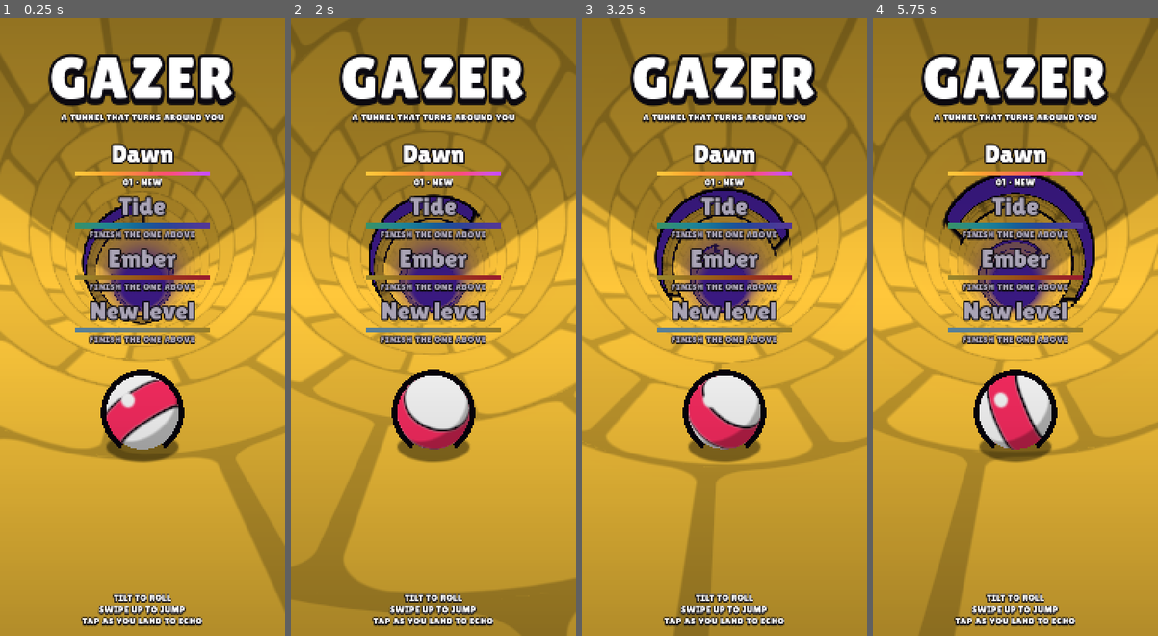
Above: before the commit, frames 1-4 (left to right).
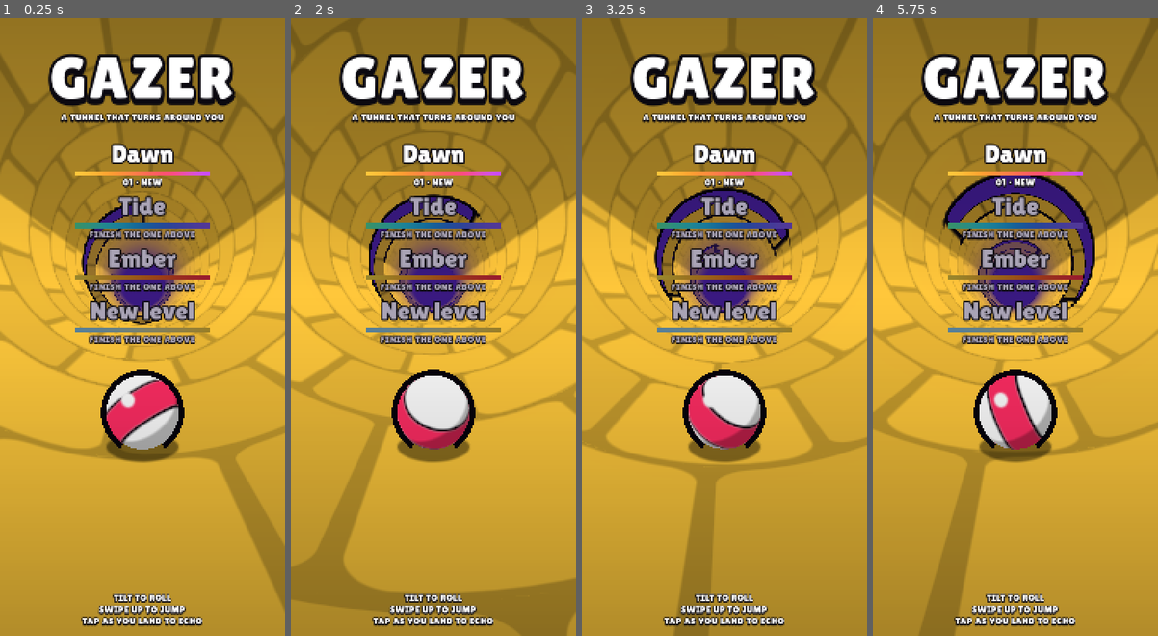
Above: after the commit, the same moments.

Repository: NixoSM/3D-gazer
Game: Godot game, scene res://scenes/main.tscn
Two runs of this game, one before a commit and one after it. Both use one fixed random seed, a clock stepped at 60 frames per second and the inputs below.
Inputs (mouse positions are in pixels of both pictures, inside the frame that each line leads up to):
- Up to frame 1 (0.25 s): no input
- Up to frame 2 (2 s): tap Enter at 0.5 s; move the mouse to (496, 296) at 0.52 s; hold D (tilt_right) 0.53-1.25 s; hold E (echo) 0.53-1.25 s; click (496, 296) at 0.67 s; tap Space (jump_big) at 0.77 s; drag from (376, 357) to (419, 450) at 1.27 s
- Up to frame 3 (3.25 s): move the mouse to (753, 191) at 2.02 s; hold D (tilt_right) 2.03-2.75 s; hold E (echo) 2.03-2.75 s; tap Z at 2.1 s; drag from (710, 450) to (639, 234) at 2.77 s
- Up to frame 4 (5.75 s): move the mouse to (1101, 419) at 3.52 s; hold A (tilt_left) 3.53-4.25 s; hold E (echo) 3.53-4.25 s; tap O at 3.6 s; tap Space (jump_big) at 3.77 s; drag from (930, 234) to (972, 172) at 4.27 s; move the mouse to (1029, 327) at 5.02 s; hold S from 5.03 s (still down); hold E (echo) from 5.03 s (still down); tap V at 5.1 s; click (1029, 327) at 5.17 s

The runs differ from the first frame. In frame 1, less than 0.1% of the frame differs, in the area x 30-50%, y 31-44%; in frame 2, less than 0.1%; in frame 3, 0.1%; in frame 4, 0.3%, in the area x 29-75%, y 28-46%.

Commit message:
Cut faces: draw only the tile seams that cross each face
On the end of a ring the blocks texture also drew the seams running along
the face, which covered it or not depending on exactly where the ray hit,
and smeared into streaks ("stretched"). A face now picks the seams that
cross it from the field's gradient, and the hit is always refined to 1 cm.
render_audit gains an echo-run shot where those faces are seen head-on.

Co-Authored-By: Claude Opus 5.5 <noreply@anthropic.com>
Claude-Session: https://claude.ai/code/session_01RfpSkT1dk7Qpn1XAnD6aEM

Diff:
--- a/shaders/tunnel_shell.gdshader
+++ b/shaders/tunnel_shell.gdshader
@@ -28,6 +28,23 @@
 uniform vec3 fade_color : source_color = vec3(0.0);
 
 varying vec3 world_pos;
+
+
+// The floor tiles' seams in one direction only (see tile_box() for the
+// layout): < 0 in a seam. `across` = the seams around the tunnel (lines
+// along it); otherwise the seams across it.
+float tile_seam(float u, float v, bool across, out vec2 tile) {
+	float tile_v = TAU * tunnel_radius / 10.0;
+	float tile_u = band_length * 1.3;
+	float row = floor(u / tile_u);
+	float shifted = v + mod(row, 2.0) * tile_v * 0.5;
+	tile = vec2(row, floor(shifted / tile_v));
+	float half_seam = 0.09;
+	if (across) {
+		return tile_v * 0.5 - abs(mod(shifted, tile_v) - tile_v * 0.5) - half_seam;
+	}
+	return tile_u * 0.5 - abs(mod(u, tile_u) - tile_u * 0.5) - half_seam;
+}
 
 void vertex() {
 	world_pos = (MODEL_MATRIX * vec4(VERTEX, 1.0)).xyz;
@@ -63,7 +80,7 @@
 	// and those grazing rays are the longest (and costliest) to trace.
 	float view_distance = length(world_pos - camera);
 	int steps = view_distance < 22.0 ? 12 : 4;
-	int refine = view_distance < 22.0 ? 10 : 3;
+	int refine = 10;  // stops early once within 1 cm (see below)
 	for (int i = 0; i < steps; i++) {
 		// smooth_min() makes d up to BLEND/4 more negative than the true
 		// distance near blended holes, hence the margin; never crawl.
@@ -124,10 +141,19 @@
 		color = mix(color, wall * (face_shade - 0.22), (1.0 - smoothstep(0.035 - w, 0.035 + w, band)) * fade_far);
 	}
 	if (face_style == 1 || face_style == 3) {
-		// Blocks: the floor tiles' seams carry on down the face.
+		// Blocks: the floor tiles' seams carry on down the face. Only the
+		// seams that cross the face are drawn: on the end of a ring (a face
+		// across the tunnel) the seams around the tunnel, on the side of a
+		// gap (a face along it) the seams across. A seam running along the
+		// face would cover it, or not, depending on where exactly the ray
+		// hit, and smeared into streaks.
 		vec2 tile;
 		float v = wrap_angle(hit_angle) * tunnel_radius + PI * tunnel_radius;
-		float seam = tile_box(s, v, band_length, tile);
+		const float EPS = 0.03;
+		float gs = floor_distance(s + EPS, hit_angle) - floor_distance(s - EPS, hit_angle);
+		float ga = floor_distance(s, hit_angle + EPS / tunnel_radius) - floor_distance(s, hit_angle - EPS / tunnel_radius);
+		bool across = abs(gs) > abs(ga);  // the face's normal points along the tunnel
+		float seam = tile_seam(s, v, across, tile);
 		float w = max(fwidth(seam), 0.0001);
 		float in_seam = 1.0 - smoothstep(-w, w, seam);
 		color = mix(color, wall * (face_shade - 0.25), in_seam * fade_far);
--- a/tools/render_audit.gd
+++ b/tools/render_audit.gd
@@ -41,6 +41,21 @@
 		_place(session, world, level.length * 0.6, 1.0)
 		await _frames(12)
 		await _shot("L%d_mid" % (index + 1))
+
+	# An echo run (rings in a row), seen from the floor before it: the cut
+	# faces of ring ends are seen head-on here, at many distances.
+	_main._play_level(0)
+	await _frames(3)
+	session.stop_run()
+	var previous_ring: HoleData = null
+	for hole in session.level.holes:
+		if hole.is_ring():
+			if previous_ring and hole.s_start - previous_ring.s_end() < 8.0:
+				_place(session, world, previous_ring.s_start - 5.0, 0.0)
+				await _frames(12)
+				await _shot("L1_echo_run")
+				break
+			previous_ring = hole
 
 	# Twisted holes (corkscrews and bridges), seen from just before them.
 	_main._play_level(2)
Not shown, added: shaders/holes.gdshaderinc.uid
Not shown, added: shaders/tunnel_shell.gdshader.uid
Not shown, added: tools/idle_report.gd.uid
Not shown, added: tools/perf_probe.gd.uid
